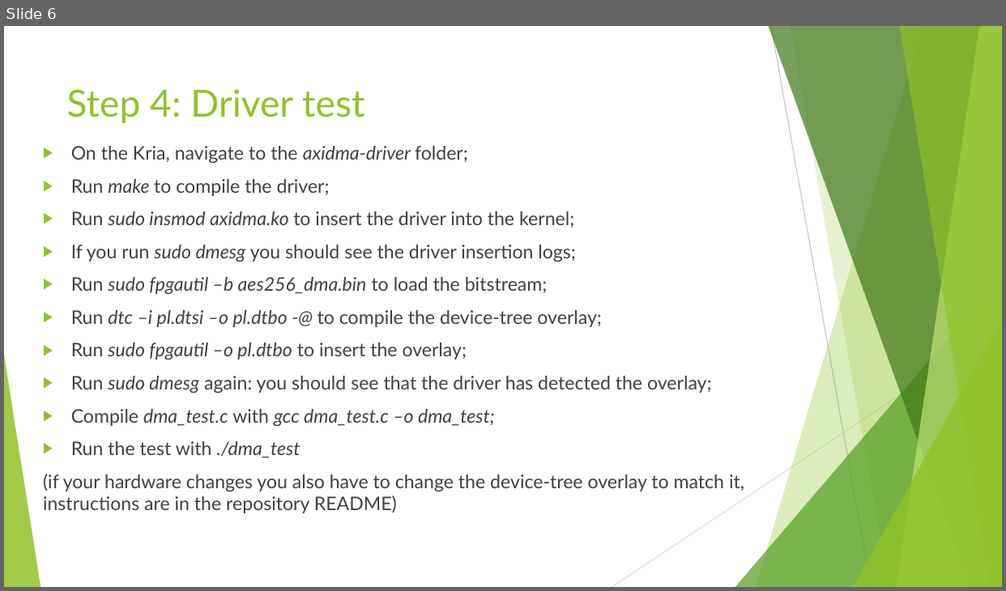
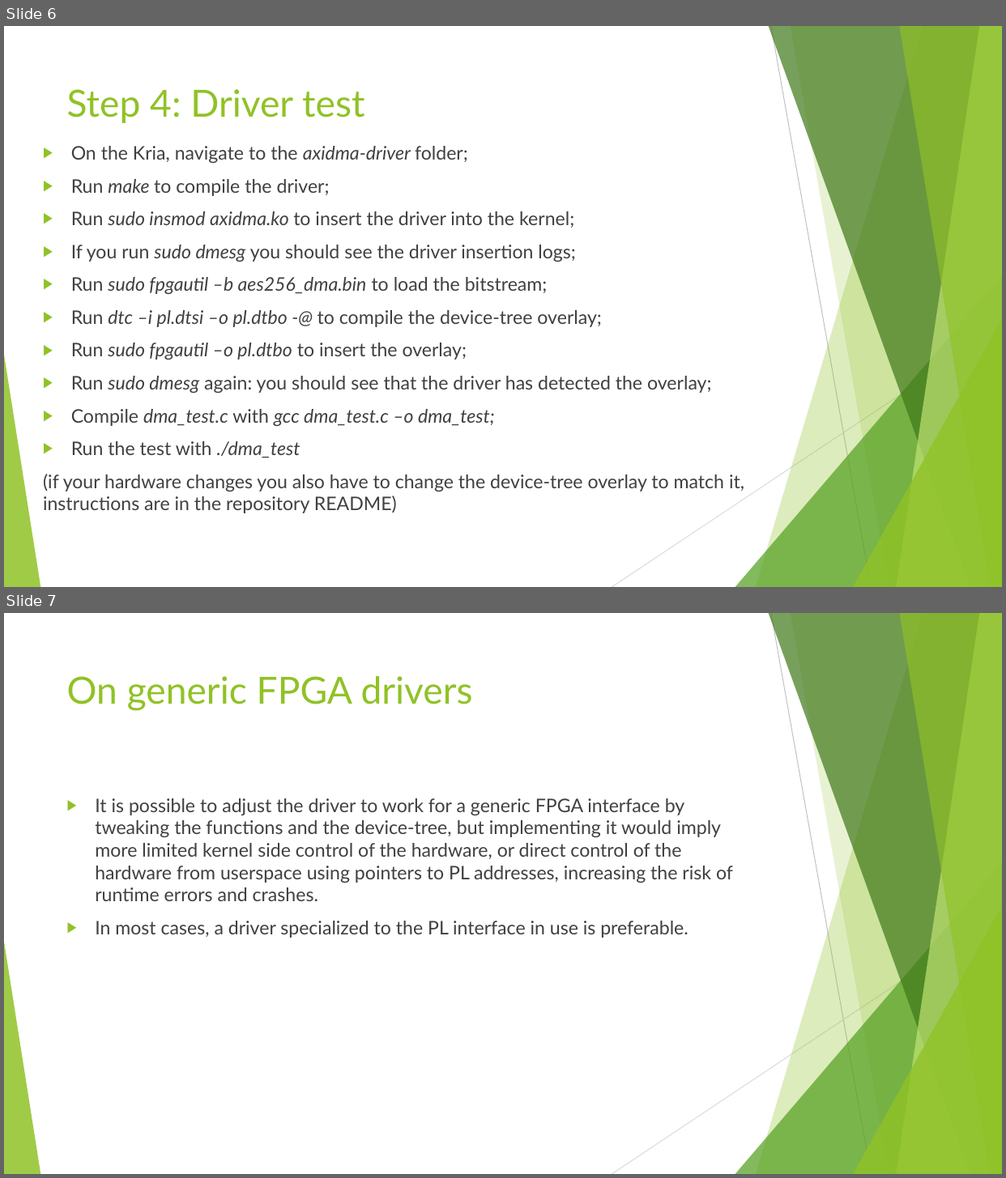
Before and after one commit to GiuseppeSatta/AXI-based-drivers, a slide deck: AXI DMA Driver Test Instructions.pptx. Shown one above the other, each under a label of ours: slide 6 before the commit, slides 6 and 7 after it. The pictures are 1006x591 and 1006x1178 pixels, drawn with LibreOffice and Linux fonts; fonts in the diff are those of the drawing. Boxes give left, top, right and bottom in pixels: in the first picture for what was removed or moved away, otherwise in the second. Text is boxed around its words. In the diff, an @@ line names an element or a change of style, - is before the commit and + after.

Commit message:
Updated PPT for generic FPGA devices

```diff
--- a/AXI DMA Driver Test Instructions.pptx
+++ b/AXI DMA Driver Test Instructions.pptx
@@ slide 7 added at box(4, 613, 1002, 1174), background #FFFFFF; not listed: 10 template elements that a slide beside it also shows @@
@@ title added at box(67, 676, 473, 711), 36 pt, text #90C226 @@
+On generic FPGA drivers
@@ text added at box(95, 798, 733, 938), 18 pt, text #404040 @@
+▶ It is possible to adjust the driver to work for a generic FPGA interface by tweaking the functions and the device-tree, but implementing it would imply more limited kernel side control of the hardware, or direct control of the hardware from userspace using pointers to PL addresses, increasing the risk of runtime errors and crashes.
+▶ In most cases, a driver specialized to the PL interface in use is preferable.
```
